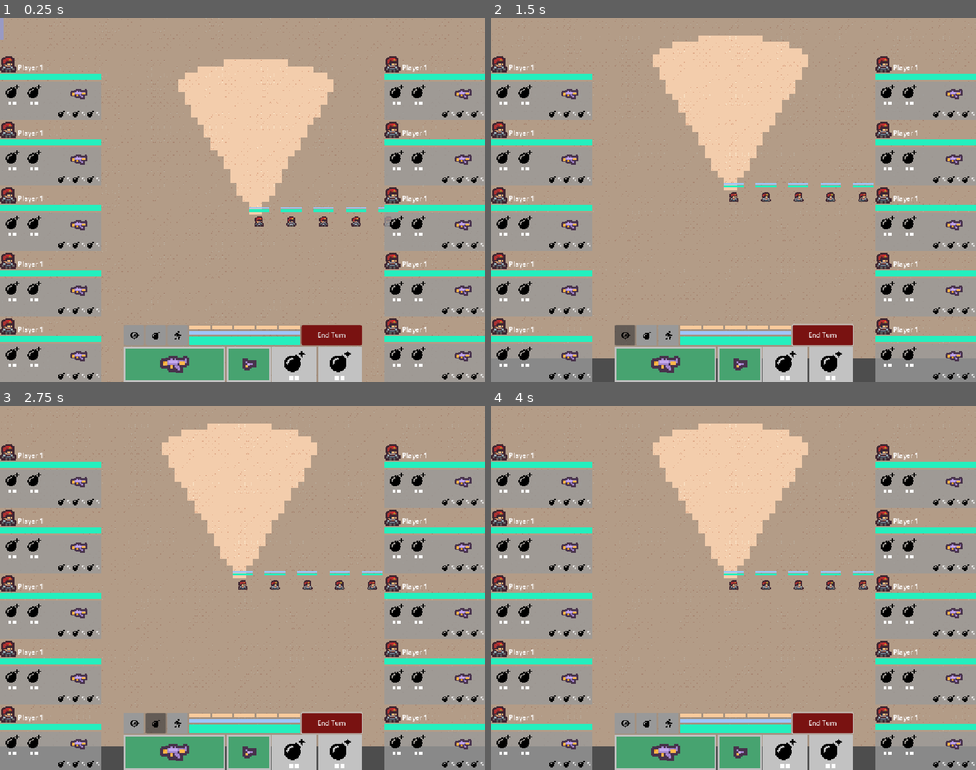
Above: before the commit, frames 1-4 (two rows, left to right).
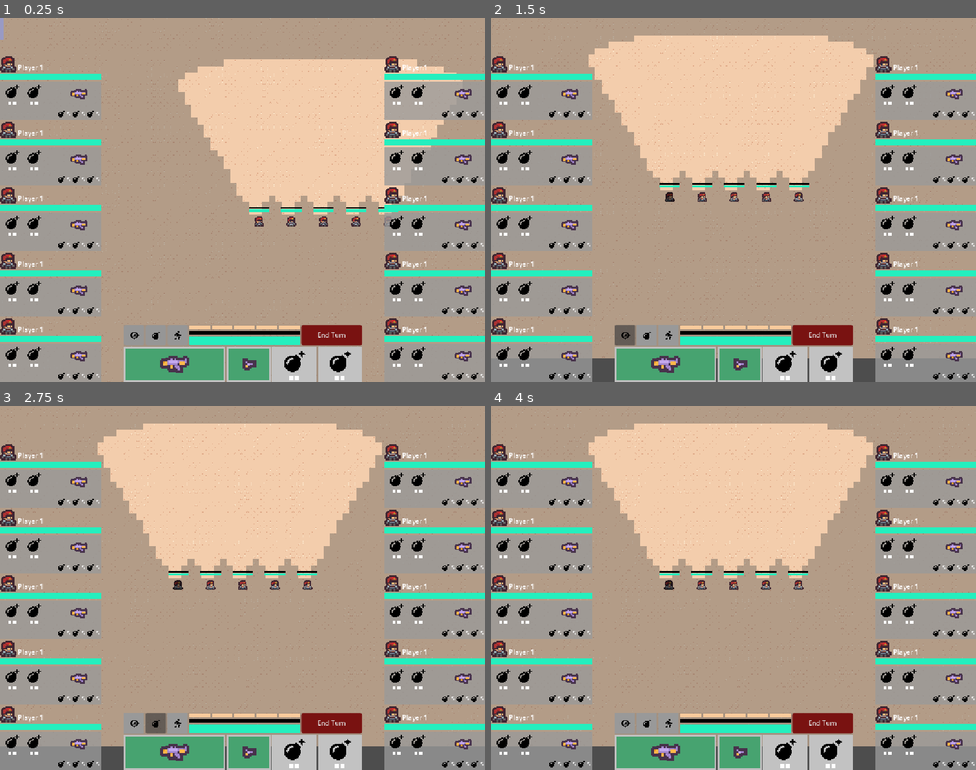
Above: after the commit, the same moments.

Repository: david8zhang/valorant-team-manager-godot
Game: Godot game, scene res://scenes/GameRound.tscn
The game is run twice, just before and just after one commit, with the same random seed, the same clock (stepped at 60 frames per second) and the same inputs.
Inputs (mouse positions are in pixels of both pictures, inside the frame that each line leads up to):
- Up to frame 1 (0.25 s): no input
- Up to frame 2 (1.5 s): click "End Turn" at 0.5 s; click (626, 334) at 1.25 s
- Up to frame 3 (2.75 s): click (155, 722) at 2 s
- Up to frame 4 (4 s): click (670, 722) at 2.75 s; click (665, 751) at 3.5 s

The runs differ from the first frame. In frame 1, 7.9% of the frame differs, in the area x 39-96%, y 11-87%; in frame 2, 12%, in the area x 20-79%, y 4-91%; in frame 3, 12%; in frame 4, 12%.

Commit message:
handle agent death, show all vision cones

Diff:
--- a/codebase/prefabs/Agent.tscn
+++ b/codebase/prefabs/Agent.tscn
@@ -59,7 +59,6 @@
 grow_vertical = 0
 theme_override_styles/background = ExtResource("3_n7dr3")
 theme_override_styles/fill = ExtResource("6_efgjp")
-value = 100.0
 show_percentage = false
 
 [node name="Weapon" type="Sprite2D" parent="."]
--- a/codebase/prefabs/BattlePreview.tscn
+++ b/codebase/prefabs/BattlePreview.tscn
@@ -1,10 +1,11 @@
-[gd_scene load_steps=8 format=3 uid="uid://c0xqijdur3pcu"]
+[gd_scene load_steps=9 format=3 uid="uid://c0xqijdur3pcu"]
 
 [ext_resource type="StyleBox" uid="uid://cnieekm2v0r8a" path="res://prefabs/Container.tres" id="1_x5g1f"]
 [ext_resource type="Script" uid="uid://ckegoqif7x5k5" path="res://scripts/BattlePreview.gd" id="2_vf6mc"]
 [ext_resource type="StyleBox" uid="uid://dg87xambkxjlc" path="res://prefabs/HealthBG.tres" id="3_54uy7"]
 [ext_resource type="Texture2D" uid="uid://beu1d2qdbfmxn" path="res://assets/agents/brimstone.png" id="3_vf6mc"]
 [ext_resource type="StyleBox" uid="uid://dy7sneapy3v78" path="res://prefabs/HealthFill.tres" id="4_vf6mc"]
+[ext_resource type="StyleBox" uid="uid://cy5g0kjs21b00" path="res://prefabs/ShieldFill.tres" id="5_5lld8"]
 [ext_resource type="Texture2D" uid="uid://bw87xas1a5usf" path="res://assets/placeholder/vandal_ingame.png" id="6_vf6mc"]
 [ext_resource type="Texture2D" uid="uid://ce26fvykqb5iq" path="res://assets/placeholder/pistol_ingame.png" id="7_5lld8"]
 
@@ -79,7 +80,18 @@
 layout_mode = 2
 alignment = 1
 
-[node name="AttackerHealth" type="ProgressBar" parent="MarginContainer/VBoxContainer/HealthPreview"]
+[node name="AttackerStats" type="VBoxContainer" parent="MarginContainer/VBoxContainer/HealthPreview"]
+layout_mode = 2
+
+[node name="AttackerShields" type="ProgressBar" parent="MarginContainer/VBoxContainer/HealthPreview/AttackerStats"]
+custom_minimum_size = Vector2(100, 5)
+layout_mode = 2
+theme_override_styles/background = ExtResource("3_54uy7")
+theme_override_styles/fill = ExtResource("5_5lld8")
+value = 100.0
+show_percentage = false
+
+[node name="AttackerHealth" type="ProgressBar" parent="MarginContainer/VBoxContainer/HealthPreview/AttackerStats"]
 custom_minimum_size = Vector2(100, 10)
 layout_mode = 2
 theme_override_styles/background = ExtResource("3_54uy7")
@@ -91,7 +103,18 @@
 layout_mode = 2
 size_flags_horizontal = 3
 
-[node name="DefenderHealth" type="ProgressBar" parent="MarginContainer/VBoxContainer/HealthPreview"]
+[node name="DefenderStats" type="VBoxContainer" parent="MarginContainer/VBoxContainer/HealthPreview"]
+layout_mode = 2
+
+[node name="DefenderShields" type="ProgressBar" parent="MarginContainer/VBoxContainer/HealthPreview/DefenderStats"]
+custom_minimum_size = Vector2(100, 5)
+layout_mode = 2
+theme_override_styles/background = ExtResource("3_54uy7")
+theme_override_styles/fill = ExtResource("5_5lld8")
+value = 100.0
+show_percentage = false
+
+[node name="DefenderHealth" type="ProgressBar" parent="MarginContainer/VBoxContainer/HealthPreview/DefenderStats"]
 custom_minimum_size = Vector2(100, 10)
 layout_mode = 2
 theme_override_styles/background = ExtResource("3_54uy7")
--- a/codebase/scripts/ActionMenu.gd
+++ b/codebase/scripts/ActionMenu.gd
@@ -1,6 +1,7 @@
 class_name ActionMenu
 extends PanelContainer
 
+@onready var game_round = get_node("/root/GameRound") as GameRound
 @onready var watch_button = $VBoxContainer/NonCombatAndStats/NonCombatActions/Watch as Button
 @onready var bomb_button = $VBoxContainer/NonCombatAndStats/NonCombatActions/Bomb as Button
 @onready var move_button = $VBoxContainer/NonCombatAndStats/NonCombatActions/Move as Button
@@ -11,6 +12,7 @@
 @onready var action_point_menu = $VBoxContainer/NonCombatAndStats/VBoxContainer/HBoxContainer as HBoxContainer
 @onready var health_bar = $VBoxContainer/NonCombatAndStats/VBoxContainer/Health as ProgressBar
 @onready var shield_bar = $VBoxContainer/NonCombatAndStats/VBoxContainer/Shields as ProgressBar
+@onready var end_turn_button = $VBoxContainer/NonCombatAndStats/EndTurn as Button
 
 var agent_controller: AgentController
 var ap_rect_cost_style
@@ -25,6 +27,7 @@
 	watch_button.pressed.connect(func (): on_action_click(AgentController.ActionState.WATCH))
 	primary_weapon.pressed.connect(func (): on_action_click(AgentController.ActionState.PRIMARY_ATTACK))
 	secondary_weapon.pressed.connect(func (): on_action_click(AgentController.ActionState.SECONDARY_ATTACK))
+	end_turn_button.pressed.connect(end_curr_turn)
 	ap_rect_cost_style = load("res://prefabs/ActionPoint_CostPreview.tres")
 	ap_rect_unused_style = load("res://prefabs/ActionPoint_Unused.tres")
 	ap_rect_used_style = load("res://prefabs/ActionPoint_Used.tres")
@@ -93,3 +96,8 @@
 func update_all():
 	update_ap_menu()
 	update_health_and_shields()
+
+func end_curr_turn():
+	if game_round.curr_turn_side == GameRound.Side.PLAYER:
+		hide()
+		agent_controller.complete_turn()
--- a/codebase/scripts/Agent.gd
+++ b/codebase/scripts/Agent.gd
@@ -20,6 +20,7 @@
 var visible_tiles := []
 var is_showing_visible_tiles := false
 var rem_action_points = TOTAL_ACTION_POINTS
+var has_completed_turn := false
 
 signal on_agent_click(agent)
 signal on_update_action_menu()
@@ -36,15 +37,14 @@
 	var tween = create_tween()
 	tween.tween_property(self, "global_position", new_pos, 0.5)
 	var on_complete = func _on_complete():
-		update_and_show_visible_tiles()
+		update_visible_tiles()
 		callback.call()
 	tween.finished.connect(on_complete)
 	var ap_cost = game_round.get_ap_cost_for_movement(prev_pos, new_pos)
 	rem_action_points -= ap_cost
 
-func update_and_show_visible_tiles():
+func update_visible_tiles():
 	visible_tiles = get_visible_tiles()
-	show_visible_tiles(visible_tiles)
 
 func get_visible_tiles() -> Array:
 	var px = map.ground_layer.local_to_map(global_position)
@@ -115,13 +115,6 @@
 			y += sy
 	return line
 
-func show_visible_tiles(tiles: Array) -> void:
-	map.vision_layer.clear()
-	for t in tiles:
-		var source_id = map.ground_layer.get_cell_source_id(t)
-		var atlas_coords = map.ground_layer.get_cell_atlas_coords(t)
-		map.vision_layer.set_cell(t, source_id, atlas_coords)
-
 func attack_enemy_agent(enemy_to_attack: Agent, should_retaliate: bool, on_complete: Callable):
 	var ap_cost = game_round.get_ap_cost_for_primary_attack()
 	rem_action_points -= ap_cost
@@ -152,7 +145,7 @@
 	var rand_damage = randi_range(50, 75)
 	enemy_to_attack.take_damage(rand_damage)
 	projectile.queue_free()
-	if should_retaliate:
+	if should_retaliate and !enemy_to_attack.is_dead():
 		enemy_to_attack.attack_enemy_agent(self, false, on_complete)
 	else:
 		var t = wait_delay(0.5)
@@ -168,6 +161,17 @@
 	health_bar.value -= dmg_to_hp
 	on_update_action_menu.emit()
 
+	# Handle agent death
+	if health_bar.value == 0:
+		game_round.map.show_visible_tiles()
+		hide()
+		# If this is the currently selected player agent, switch to a different agent
+		if game_round.agent_controller.selected_agent == self:
+			game_round.agent_controller.complete_turn()
+
+func is_dead():
+	return health_bar.value == 0
+
 func wait_delay(delay: float):
 	var timer = Timer.new()
 	timer.autostart = true
--- a/codebase/scripts/AgentController.gd
+++ b/codebase/scripts/AgentController.gd
@@ -49,6 +49,7 @@
 			game_round.game_camera.target_position = midpoint_pos
 			var battle_preview_menu = game_round.battle_preview_menu
 			battle_preview_menu.show()
+			battle_preview_menu.update_preview(selected_agent, agent)
 			enemy_to_attack = agent
 
 func handle_enemy_agent_hover():
@@ -93,22 +94,32 @@
 				if Input.is_action_just_pressed("center_camera"):
 					center_camera_on_agent(selected_agent)
 
-
 func start_turn():
-	select_agent(team.agents[0])
+	var agents_to_select = []
+	for a in team.agents:
+		var agent = a as Agent
+		if !agent.is_dead() and !agent.has_completed_turn:
+			agents_to_select.append(agent)
+	select_agent(agents_to_select.pick_random())
 	game_round.update_visible_enemies()
 
 func complete_move():
 	highlight_overlay.should_update_pos = true
 	game_round.update_visible_enemies()
+	game_round.map.show_visible_tiles()
 
 func complete_turn():
+	selected_agent.has_completed_turn = true
+	selected_agent.sprite.self_modulate = Color(0.5, 0.5, 0.5)
 	on_complete_turn.emit()
 
 func select_agent(agent: Agent):
 	selected_agent = agent
 	center_camera_on_agent(agent)
-	selected_agent.update_and_show_visible_tiles()
+	action_menu.update_all()
+	action_menu.show()
+	selected_agent.update_visible_tiles()
+	game_round.map.show_visible_tiles()
 
 func center_camera_on_agent(agent: Agent):
 	game_round.game_camera.target_position = agent.global_position
--- a/codebase/scripts/BattlePreview.gd
+++ b/codebase/scripts/BattlePreview.gd
@@ -2,6 +2,10 @@
 extends PanelContainer
 
 @onready var fire_button = $MarginContainer/VBoxContainer/Fire as Button
+@onready var attacker_shields = $MarginContainer/VBoxContainer/HealthPreview/AttackerStats/AttackerShields
+@onready var attacker_health = $MarginContainer/VBoxContainer/HealthPreview/AttackerStats/AttackerHealth
+@onready var defender_shields = $MarginContainer/VBoxContainer/HealthPreview/DefenderStats/DefenderShields
+@onready var defender_health = $MarginContainer/VBoxContainer/HealthPreview/DefenderStats/DefenderHealth
 
 signal on_fire_clicked
 
@@ -10,3 +14,9 @@
 
 func on_fire():
 	on_fire_clicked.emit()
+
+func update_preview(attacker: Agent, defender: Agent):
+	attacker_shields.value = attacker.shield_bar.value
+	attacker_health.value = attacker.health_bar.value
+	defender_shields.value = defender.shield_bar.value
+	defender_health.value = defender.health_bar.value
--- a/codebase/scripts/CPUAgentController.gd
+++ b/codebase/scripts/CPUAgentController.gd
@@ -15,6 +15,8 @@
 	selected_agent.move_to_position(rand_pos, complete_turn)
 
 func start_turn():
+	var agents_to_select = game_round.cpu_team.agents.filter(func (a: Agent): return !a.is_dead())
+	selected_agent = agents_to_select.pick_random()
 	move_agent()
 
 func complete_turn():
--- a/codebase/scripts/GameRound.gd
+++ b/codebase/scripts/GameRound.gd
@@ -27,6 +27,9 @@
 	cpu_agent_controller.on_complete_turn.connect(on_complete_turn)
 	agent_controller.start_turn()
 	game_camera.on_zoom.connect(scale_from_zoom)
+	for a in player_team.agents:
+		a.update_visible_tiles()
+	map.show_visible_tiles()
 
 func scale_from_zoom(curr_zoom):
 	scale_agents(player_team.agents, curr_zoom)
@@ -51,11 +54,12 @@
 	var visible_tiles = player_team.get_all_visible_tiles() as Array
 	var enemy_agents = cpu_team.agents as Array[Agent]
 	for agent in enemy_agents:
-		var tile_pos = map.get_tile_pos_from_world_pos(agent.global_position)
-		if visible_tiles.has(tile_pos):
-			agent.show()
-		else:
-			agent.hide()
+		if !agent.is_dead():
+			var tile_pos = map.get_tile_pos_from_world_pos(agent.global_position)
+			if visible_tiles.has(tile_pos):
+				agent.show()
+			else:
+				agent.hide()
 
 func is_position_occupied(tile_pos: Vector2):
 	var all_agents = cpu_team.agents + player_team.agents
--- a/codebase/scripts/Map.gd
+++ b/codebase/scripts/Map.gd
@@ -1,6 +1,7 @@
 class_name Map
 extends Node2D
 
+@onready var game_round = get_node("/root/GameRound") as GameRound
 @onready var ground_layer := $GroundLayer as TileMapLayer
 @onready var walls_layer := $WallsLayer as TileMapLayer
 @onready var vision_layer := $VisionLayer as TileMapLayer
@@ -21,3 +22,11 @@
 func is_tile_pos_in_bounds(tile_pos: Vector2):
 	var map := ground_layer.get_used_rect()
 	return tile_pos.x >= 0 and tile_pos.x < map.size.x and tile_pos.y >= 0 and tile_pos.y < map.size.y
+
+func show_visible_tiles():
+	var all_visible_tiles = game_round.player_team.get_all_visible_tiles()
+	vision_layer.clear()
+	for t in all_visible_tiles:
+		var source_id = ground_layer.get_cell_source_id(t)
+		var atlas_coords = ground_layer.get_cell_atlas_coords(t)
+		vision_layer.set_cell(t, source_id, atlas_coords)
--- a/codebase/scripts/Team.gd
+++ b/codebase/scripts/Team.gd
@@ -24,5 +24,6 @@
 func get_all_visible_tiles():
 	var all_visible_tiles := []
 	for agent in (agents as Array[Agent]):
-		all_visible_tiles += agent.visible_tiles
+		if !agent.is_dead():
+			all_visible_tiles += agent.visible_tiles
 	return all_visible_tiles
